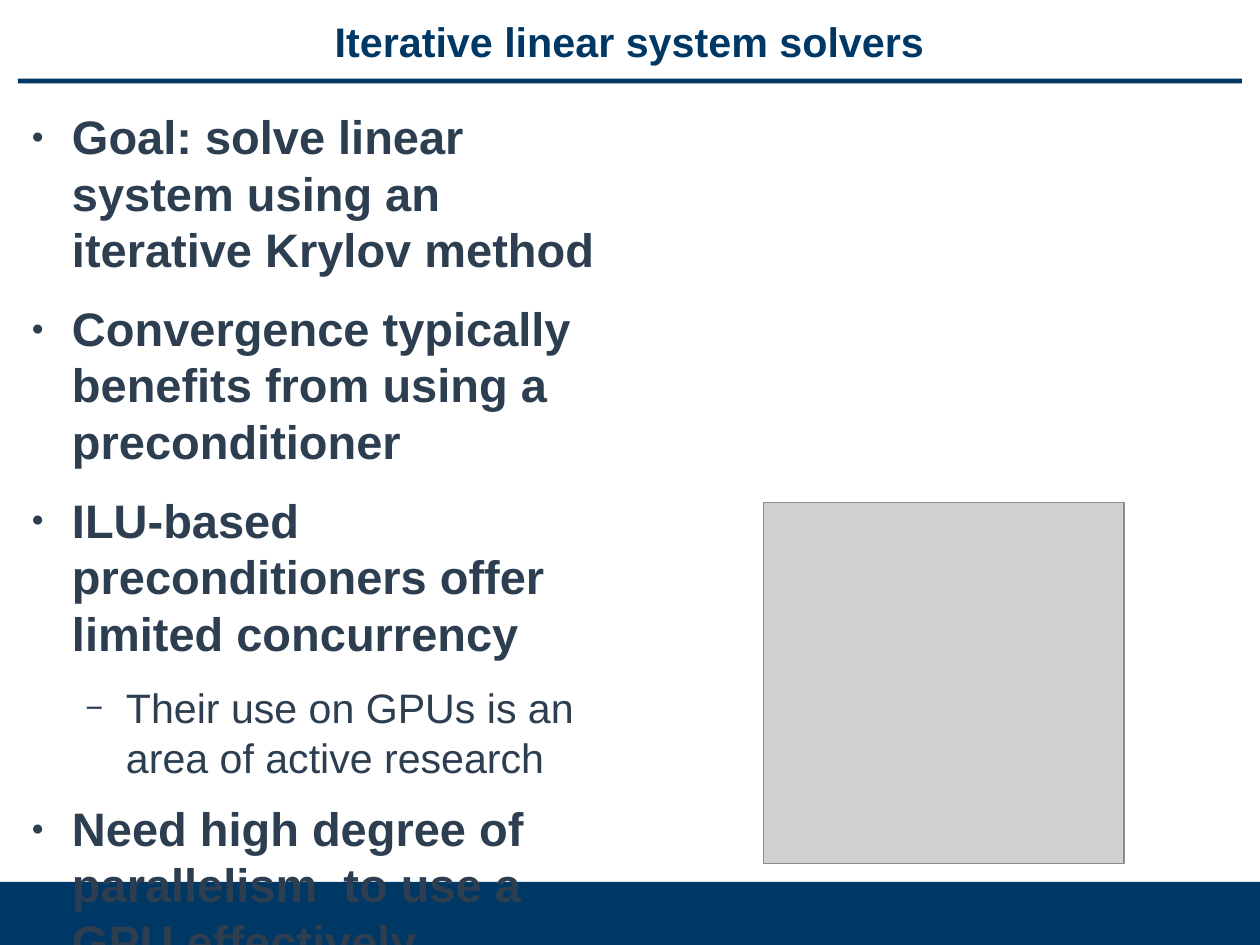
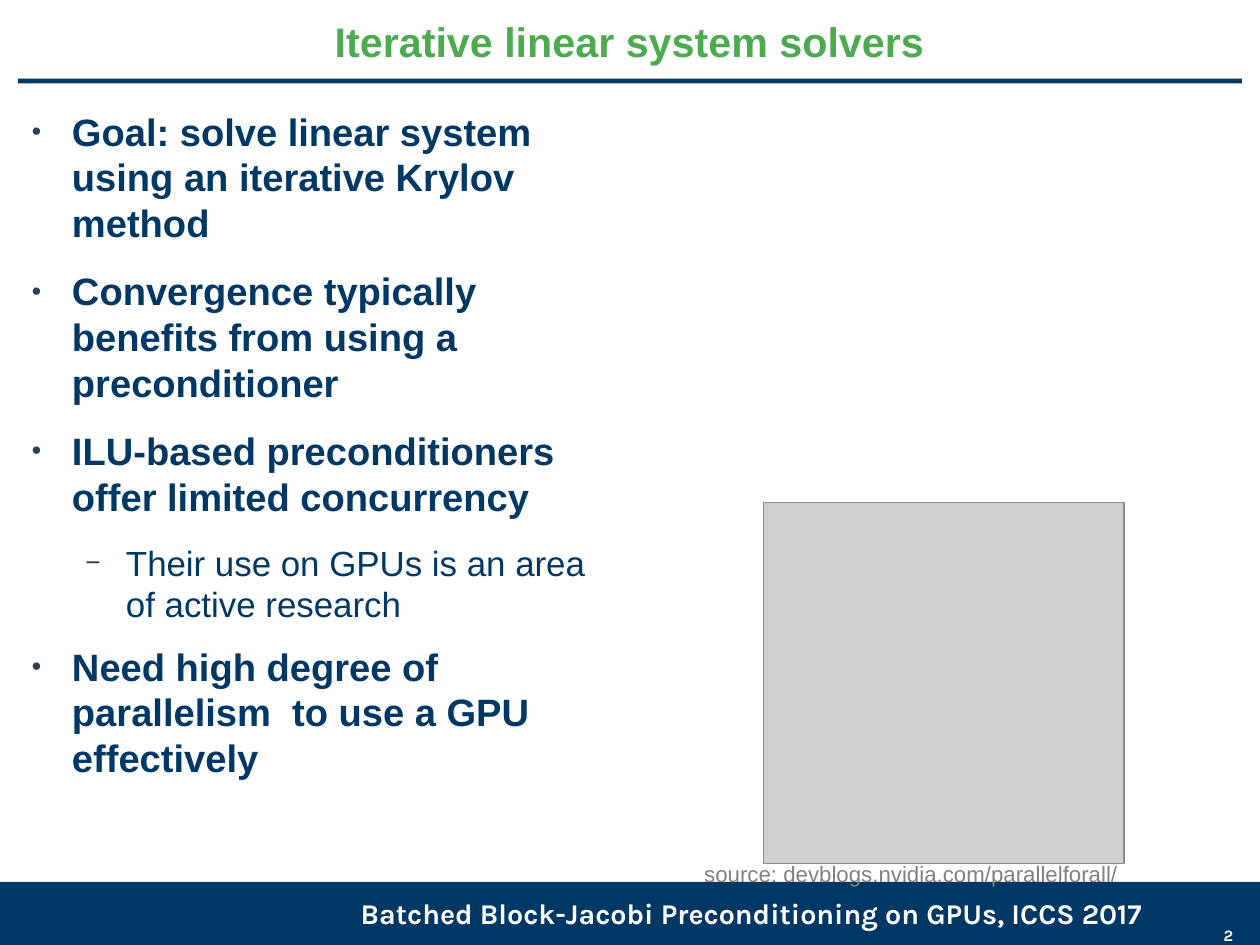
Before and after one commit to gflegar/talks, a slide deck: slide 2 of iccs_2017/slides.odp. Drawn at 1260x945 pixels with LibreOffice and Linux fonts; fonts in the diff are those of the drawing; grey boxes stand for pictures; background and template pictures are left out. Boxes give left, top, right and bottom in pixels: in the first picture for what was removed or moved away, otherwise in the second. Text is boxed around its words. In the diff, an @@ line names an element or a change of style, - is before the commit and + after.

```diff
--- a/iccs_2017/slides.odp
+++ b/iccs_2017/slides.odp
@@ title "Iterative linear system solvers" at (335, 27, 923, 65): text colour #003865 to #4DAA50 @@
@@ text "Goal: solve linear system using ..." at (72, 118, 585, 780): size 29.6 to 24 pt in "Goal: solve linear system using an iterative ...", "Convergence typically benefits from using a preconditioner", "ILU-based preconditioners offer limited concurrency", "Need high degree of parallelism to use ..."; text colour #2C3E50 to #003865; size 25.9 to 22 pt in "Their use on GPUs is an area ..." @@
@@ text added at (704, 865, 1117, 888), 14 pt, text #808080 @@
+source: devblogs.nvidia.com/parallelforall/
@@ text added at (361, 903, 1142, 931), 18 pt, text #FFFFFF, bold @@
+Batched Block-Jacobi Preconditioning on GPUs, ICCS 2017
@@ page number added at (1224, 930, 1234, 941), 10 pt, text #FFFFFF, bold @@
+2
```
Also in this commit, not shown: 10 other slides changed, 6 slides added, 3 slides removed.
